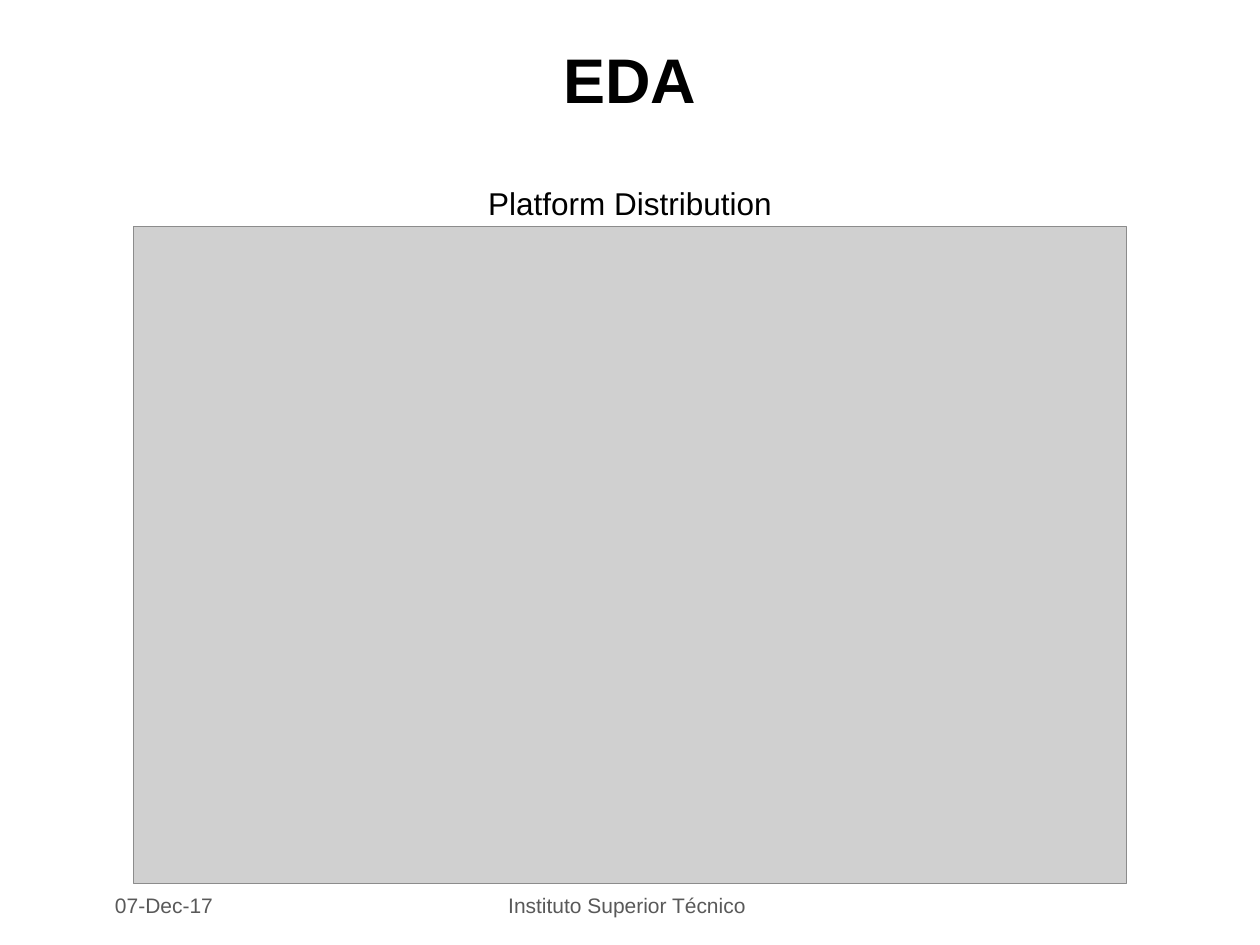
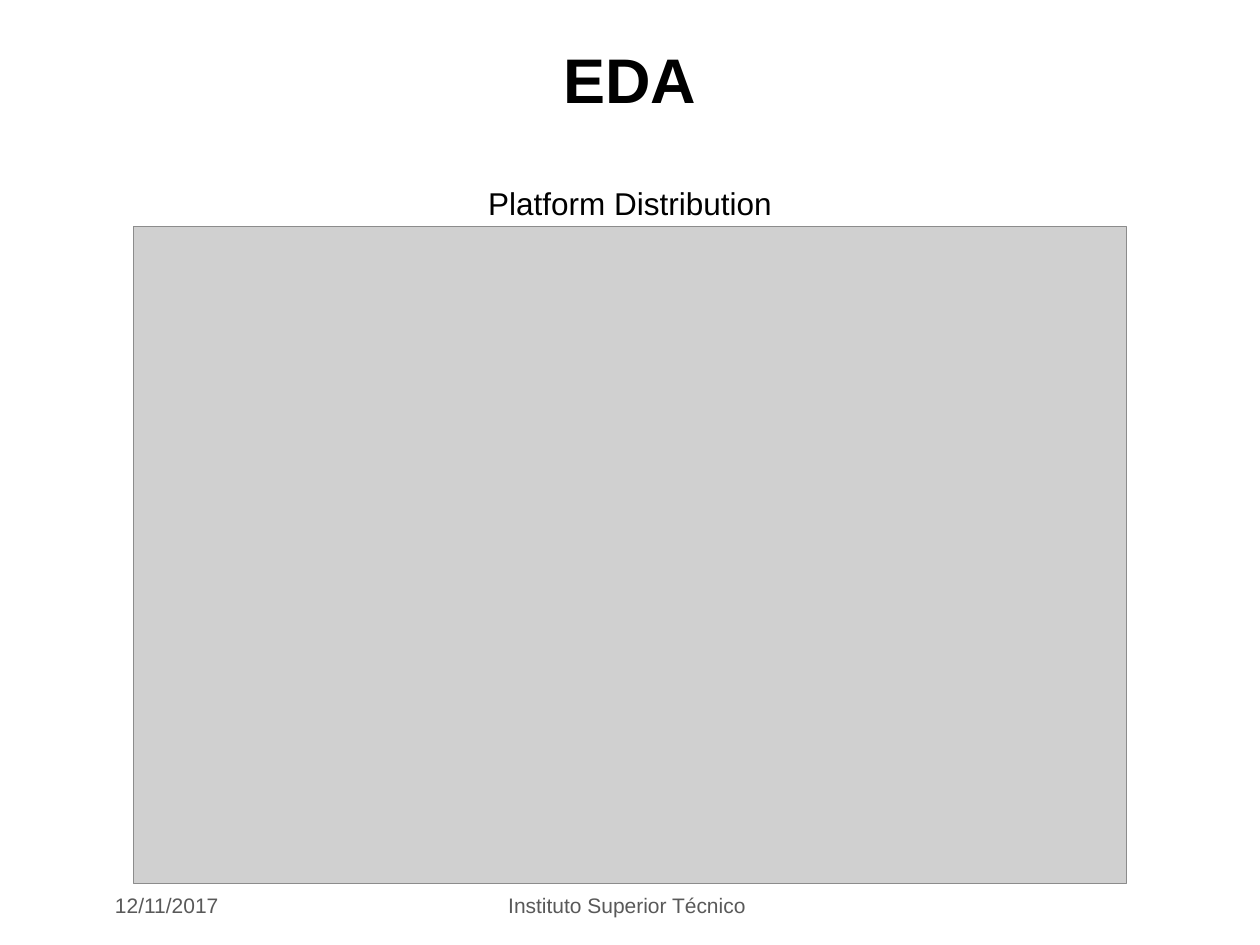
Before and after one commit to PedroLFerreira/Videogame-Data-Mining, a slide deck: slide 7 of dataMining.pptx. Drawn at 1260x945 pixels with LibreOffice and Linux fonts; fonts in the diff are those of the drawing; grey boxes stand for pictures; background and template pictures are left out. Boxes give left, top, right and bottom in pixels: in the first picture for what was removed or moved away, otherwise in the second. Text is boxed around its words. In the diff, an @@ line names an element or a change of style, - is before the commit and + after.

```diff
--- a/dataMining.pptx
+++ b/dataMining.pptx
@@ text at [115, 898, 218, 913]: text changed @@
-07-Dec-17
+12/11/2017
```
Also in this commit, not shown: 16 other slides changed.
